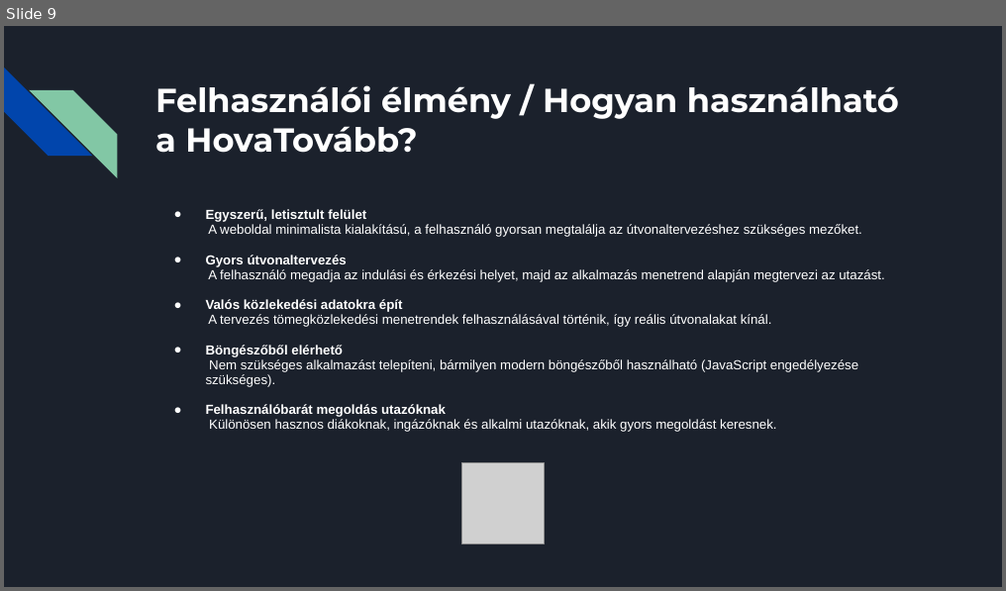
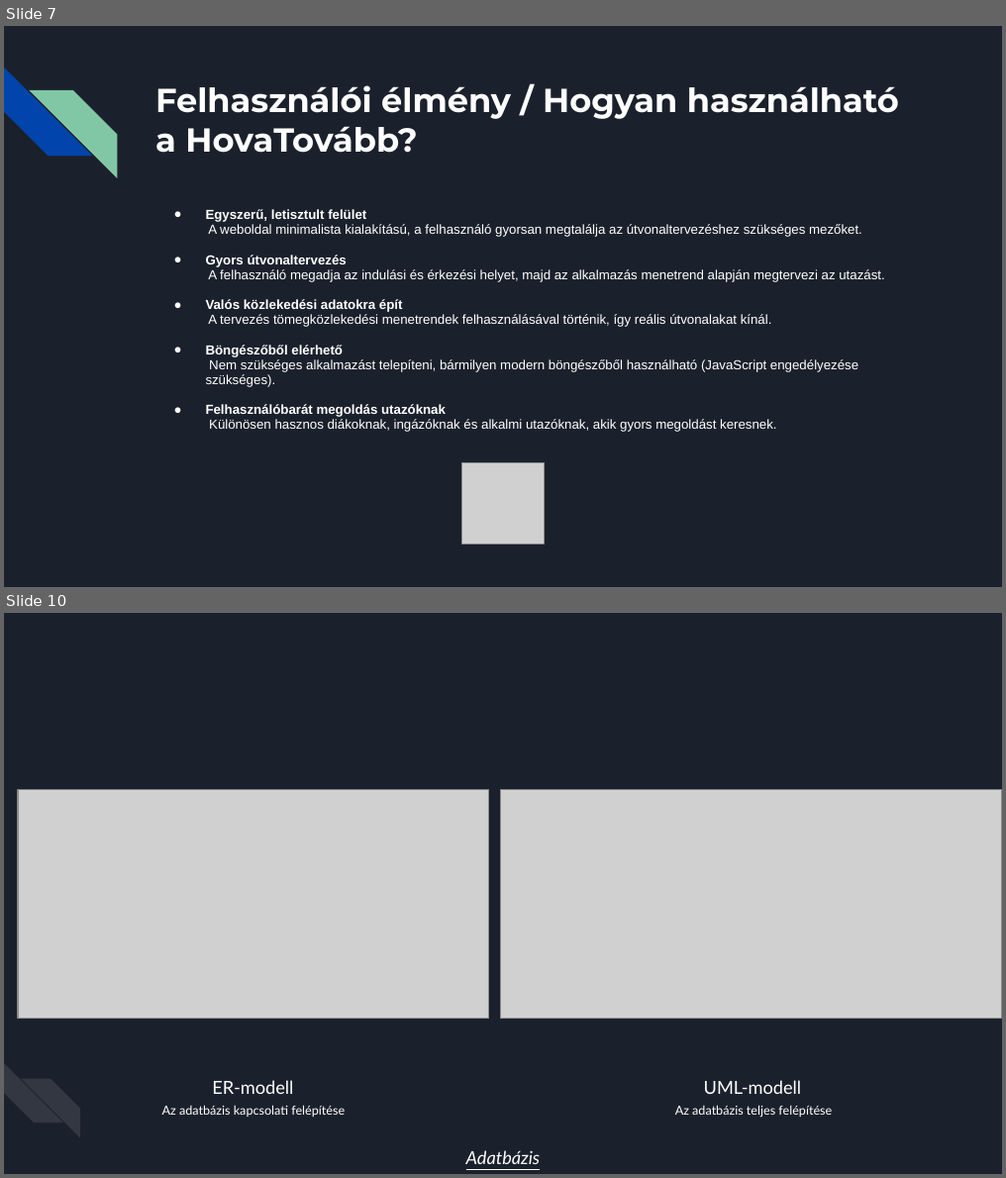
Before and after one commit to BenjaminStonawski/hovatovabb, a slide deck: prezi/hovatovabb.pptx. Shown one above the other, each under a label of ours: slide 9 before the commit, slides 7 and 10 after it; the slides between them are not shown. The pictures are 1006x591 and 1006x1178 pixels, drawn with LibreOffice and Linux fonts; fonts in the diff are those of the drawing; grey boxes stand for pictures. Boxes give left, top, right and bottom in pixels: in the first picture for what was removed or moved away, otherwise in the second. Text is boxed around its words. In the diff, an @@ line names an element or a change of style, - is before the commit and + after.

```diff
--- a/prezi/hovatovabb.pptx
+++ b/prezi/hovatovabb.pptx
@@ slide 10 added at <box>4,613,1002,1174</box>, background #1B212C @@
@@ picture added at <box>18,789,489,1018</box> @@
@@ picture added at <box>500,789,1002,1018</box> @@
@@ diag stripe added at <box>4,1064,63,1124</box>, fill #FFFFFF at 10% opacity @@
@@ diag stripe added at <box>21,1079,81,1139</box>, fill #FFFFFF at 10% opacity @@
@@ text added at <box>212,1080,293,1094</box>, 13 pt, text #FFFFFF @@
+ER-modell
@@ text added at <box>704,1080,802,1094</box>, 13 pt, text #FFFFFF @@
+UML-modell
@@ text added at <box>162,1105,345,1117</box>, 9 pt, text #FFFFFF @@
+Az adatbázis kapcsolati felépítése
@@ text added at <box>675,1105,832,1118</box>, 9 pt, text #FFFFFF @@
+Az adatbázis teljes felépítése
@@ text added at <box>466,1151,541,1164</box>, 13 pt, text #FFFFFF, italic, underline @@
+Adatbázis
@@ what was slide 9 is now slide 7 @@
```
Also in this commit, not shown: 3 slides changed, 2 other slides added, 1 slide removed.
